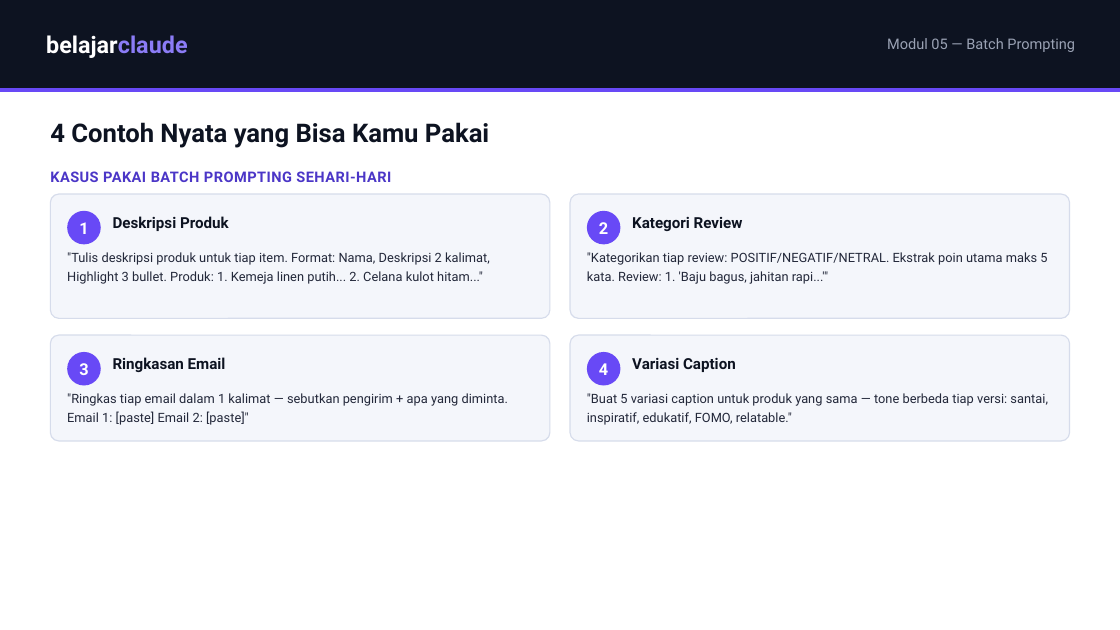
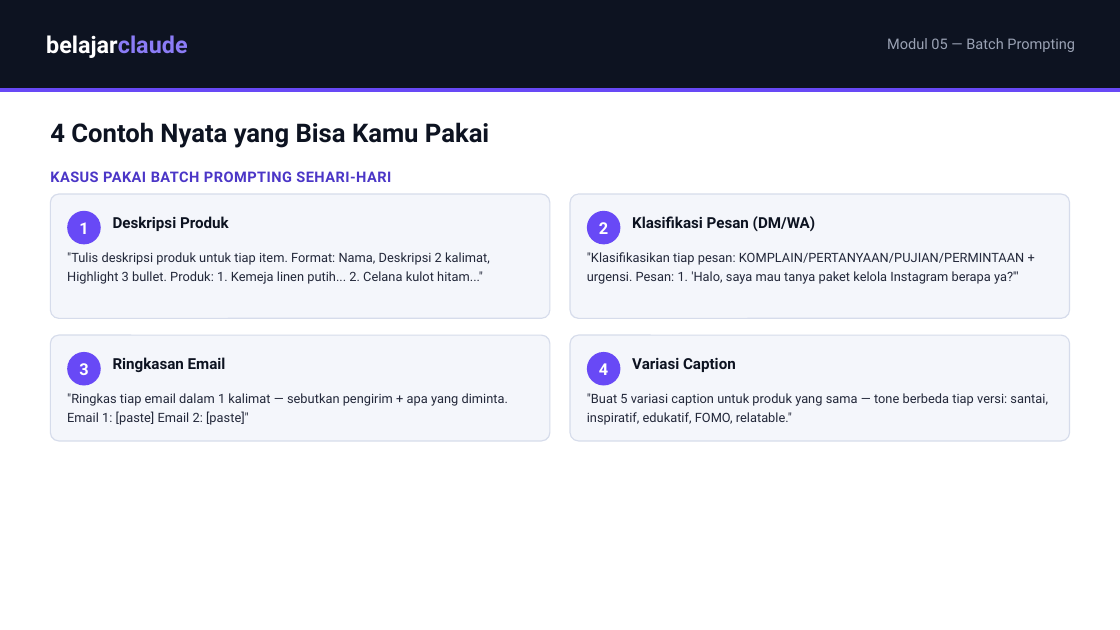
Before and after one commit to juliautomo/belajar-claude, a slide deck: slide 3 of K2-Produktivitas/M05-Batch-Prompting/K2-M05-Batch-Prompting.pptx. Drawn at 1120x630 pixels with LibreOffice and Linux fonts; fonts in the diff are those of the drawing. Boxes give left, top, right and bottom in pixels: in the first picture for what was removed or moved away, otherwise in the second. Text is boxed around its words. In the diff, an @@ line names an element or a change of style, - is before the commit and + after.

Commit message:
M5: align Contoh #2 (and PPT/PDF) to Klasifikasi Pesan DM/WA, matching the realigned latihan file

```diff
--- a/K2-Produktivitas/M05-Batch-Prompting/K2-M05-Batch-Prompting.pptx
+++ b/K2-Produktivitas/M05-Batch-Prompting/K2-M05-Batch-Prompting.pptx
@@ text at (x1=632, y1=216, x2=816, y2=231): text changed @@
-Kategori Review
+Klasifikasi Pesan (DM/WA)
@@ text at (x1=587, y1=252, x2=1025, y2=284): text changed @@
-"Kategorikan tiap review: POSITIF/NEGATIF/NETRAL. Ekstrak poin utama maks 5 kata. Review: 1. 'Baju bagus, jahitan rapi...'"
+"Klasifikasikan tiap pesan: KOMPLAIN/PERTANYAAN/PUJIAN/PERMINTAAN + urgensi. Pesan: 1. 'Halo, saya mau tanya paket kelola Instagram berapa ya?'"
```
Also in this commit, not shown: 1 other file.
